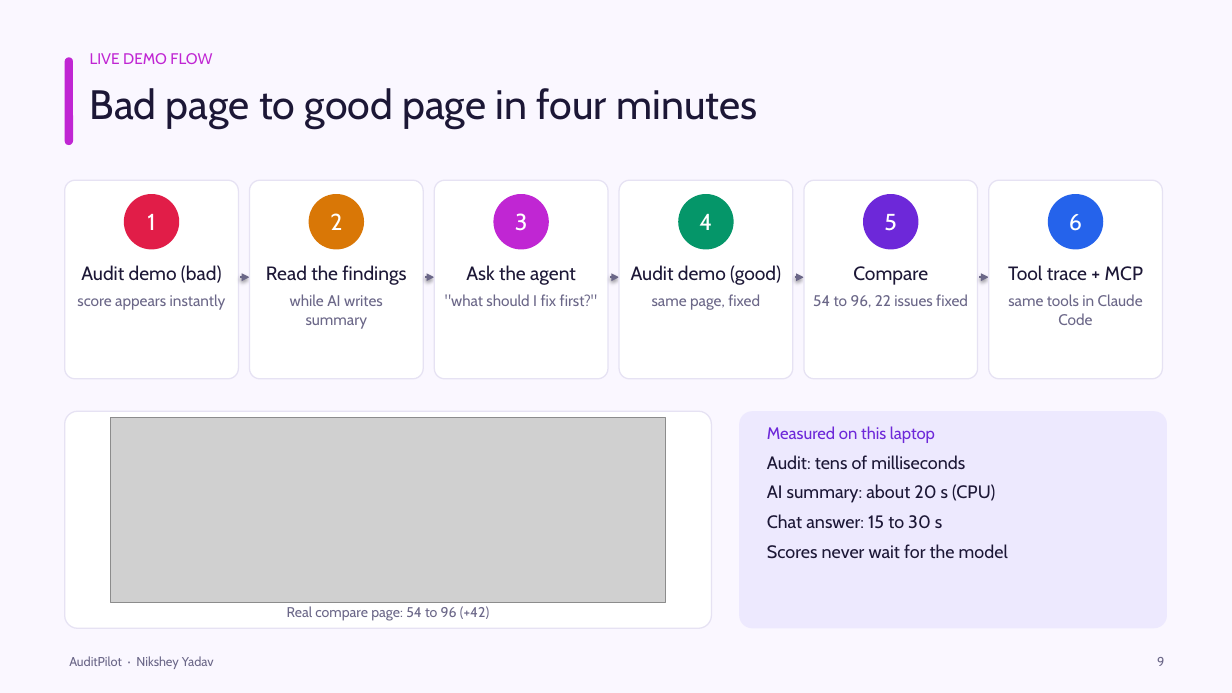
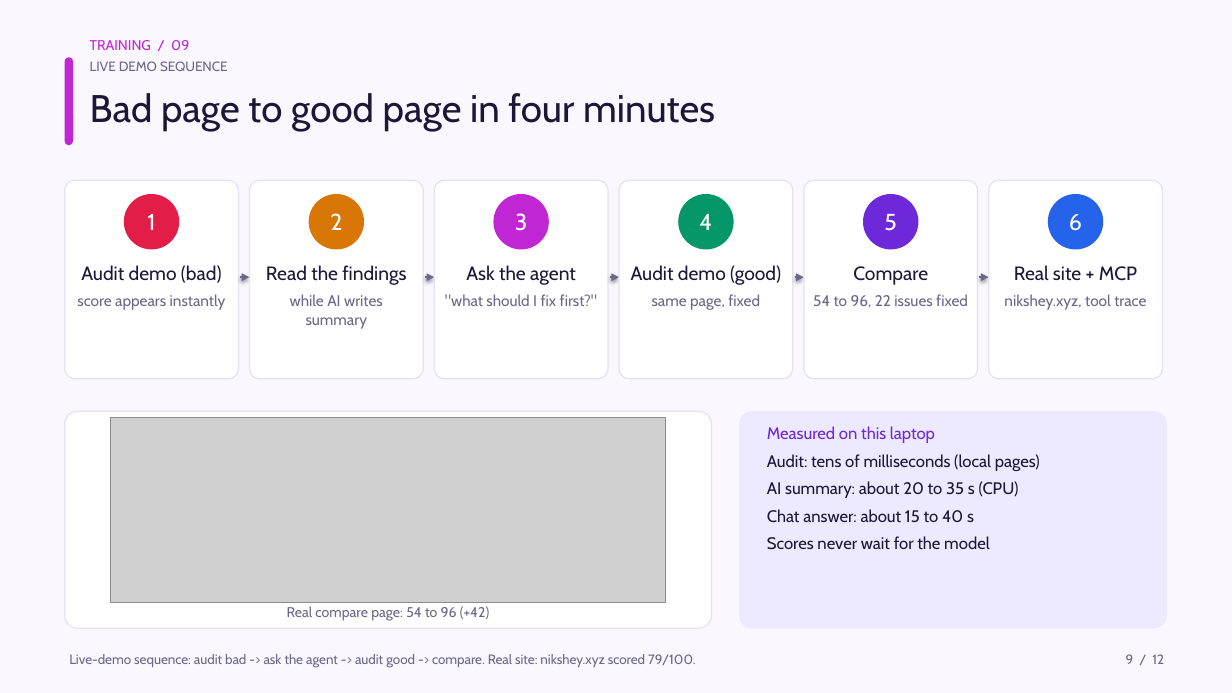
Before and after one commit to NiksheyYadav/AuditPilot, a slide deck: slide 9 of AuditPilot_IT2_Presentation.pptx. Drawn at 1232x693 pixels with LibreOffice and Linux fonts; fonts in the diff are those of the drawing; grey boxes stand for pictures. Boxes give left, top, right and bottom in pixels: in the first picture for what was removed or moved away, otherwise in the second. Text is boxed around its words. In the diff, an @@ line names an element or a change of style, - is before the commit and + after.

```diff
--- a/AuditPilot_IT2_Presentation.pptx
+++ b/AuditPilot_IT2_Presentation.pptx
@@ text added at <box>90,40,189,50</box>, 11 pt, text #C026D3 @@
+TRAINING / 09
@@ text "Bad page to good page ..." at <box>90,93,715,131</box>: size 32 to 30 pt @@
@@ text at <box>90,61,228,71</box>: text changed; size 12 to 10.5 pt; text colour #C026D3 to #6B6788 @@
-LIVE DEMO FLOW
+LIVE DEMO SEQUENCE
@@ text at <box>1004,265,1146,310</box>: text changed @@
-Tool trace + MCP
-same tools in Claude Code
+Real site + MCP
+nikshey.xyz, tool trace
@@ text at <box>767,454,1040,523</box>: text changed; size 14 to 13 pt @@
-Audit: tens of milliseconds
-AI summary: about 20 s (CPU)
-Chat answer: 15 to 30 s
+Audit: tens of milliseconds (local pages)
+AI summary: about 20 to 35 s (CPU)
+Chat answer: about 15 to 40 s
@@ text at <box>767,536,989,550</box>: size 14 to 13 pt in "Scores never wait for the model" @@
@@ text removed at <box>69,656,214,669</box> @@
-AuditPilot · Nikshey Yadav
@@ text added at <box>69,654,695,668</box>, 10.5 pt, text #6B6788 @@
+Live-demo sequence: audit bad -> ask the agent -> audit good -> compare. Real site: nikshey.xyz scored 79/100.
@@ text at <box>1126,654,1164,664</box>: text changed; size 10 to 10.5 pt @@
-9
+9 / 12
```
Also in this commit, not shown: 11 other slides changed, 40 other files.
